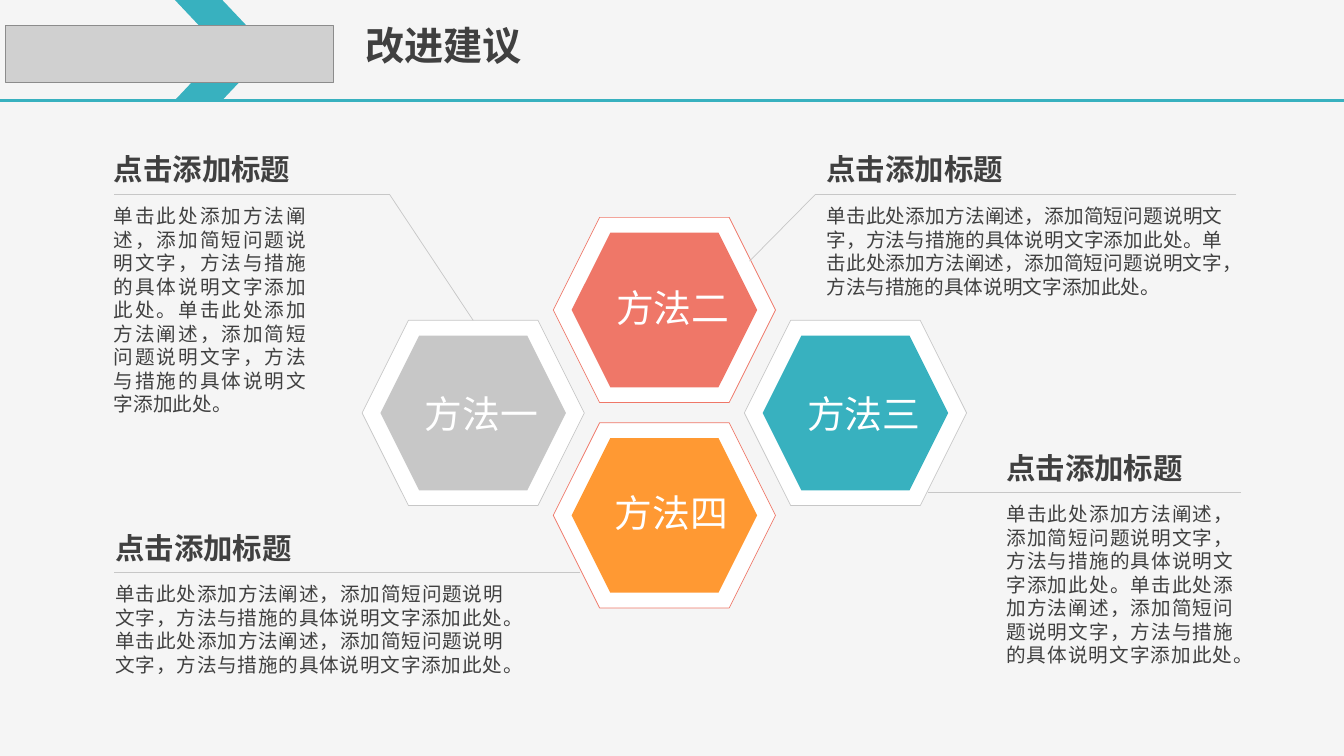
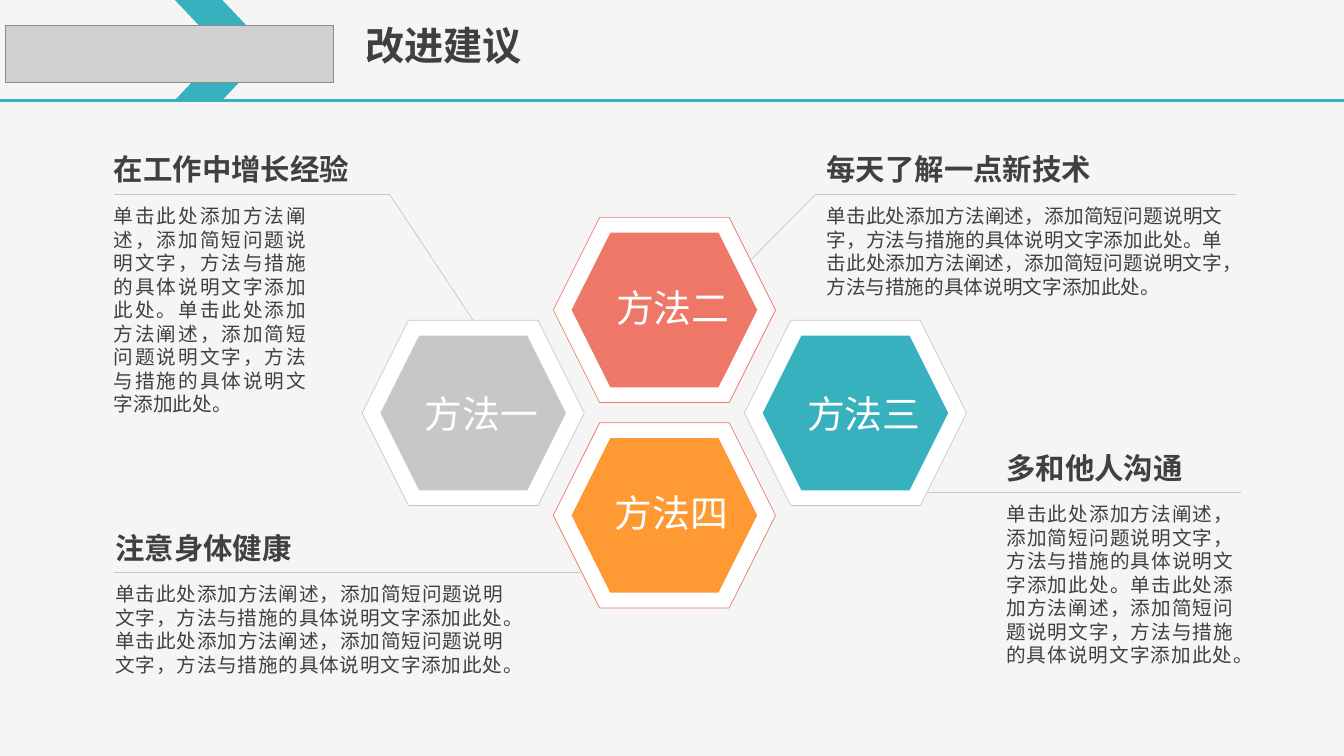
Before and after one commit to LiuQ-Q/document, a slide deck: slide 7 of 智能平台实验室+姓名+述职.pptx. Drawn at 1344x756 pixels with LibreOffice and Linux fonts; fonts in the diff are those of the drawing; grey boxes stand for pictures. Boxes give left, top, right and bottom in pixels: in the first picture for what was removed or moved away, otherwise in the second. Text is boxed around its words. In the diff, an @@ line names an element or a change of style, - is before the commit and + after.

```diff
--- a/智能平台实验室+姓名+述职.pptx
+++ b/智能平台实验室+姓名+述职.pptx
@@ text at bbox=[114, 155, 349, 183]: text changed @@
-点击添加标题
+在工作中增长经验
@@ text at bbox=[826, 155, 1091, 183]: text changed @@
-点击添加标题
+每天了解一点新技术
@@ text at bbox=[1006, 454, 1182, 482]: text changed @@
-点击添加标题
+多和他人沟通
@@ text at bbox=[115, 533, 291, 562]: text changed @@
-点击添加标题
+注意身体健康
```
Also in this commit, not shown: 1 other slide changed.
